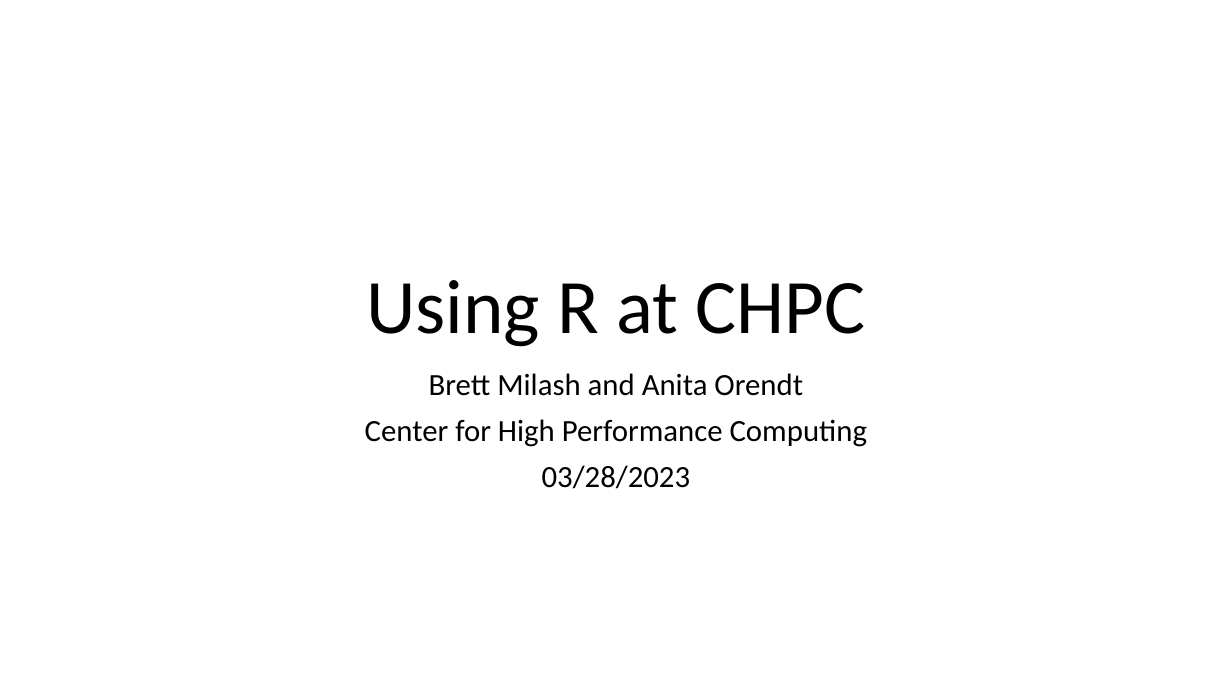
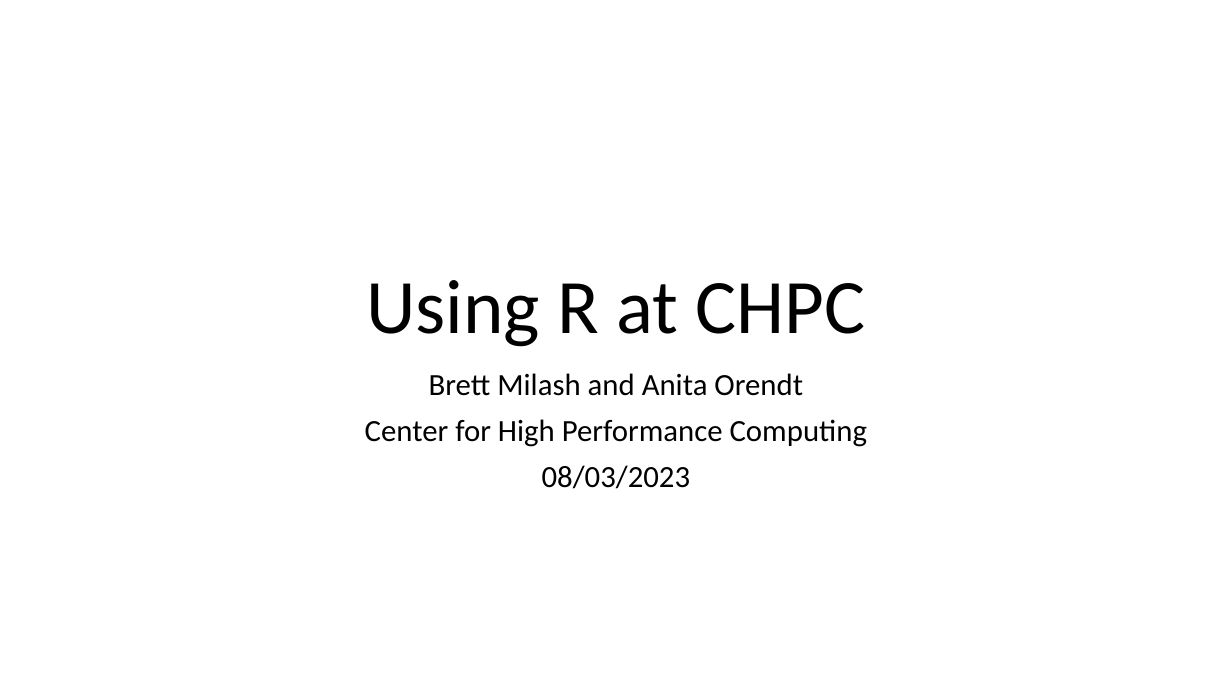
Before and after one commit to bmilash/using-r-at-chpc, a slide deck: slide 1 of Using_R_CHPC.pptx. Drawn at 1232x693 pixels with LibreOffice and Linux fonts; fonts in the diff are those of the drawing. Boxes give left, top, right and bottom in pixels: in the first picture for what was removed or moved away, otherwise in the second. Text is boxed around its words. In the diff, an @@ line names an element or a change of style, - is before the commit and + after.

```diff
--- a/Using_R_CHPC.pptx
+++ b/Using_R_CHPC.pptx
@@ subtitle at [542,465,691,489]: text changed @@
-03/28/2023
+08/03/2023
```
Also in this commit, not shown: 1 other slide changed, 4 other files.
